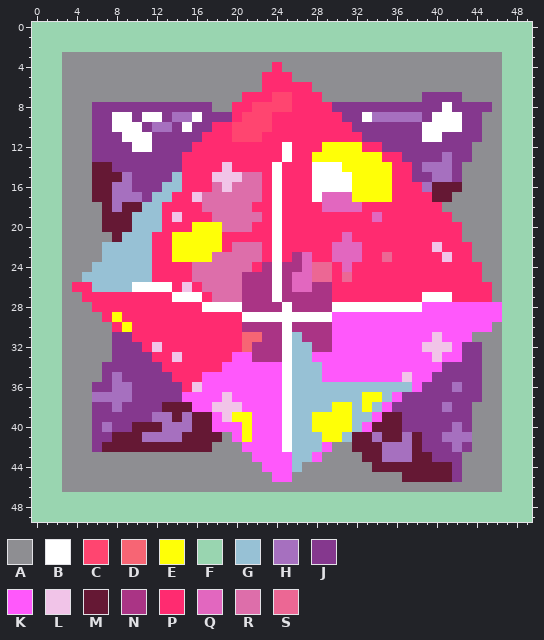
File history of a pixel-art sprite, bonus/tiles/cpu.png. Above is the file before it was changed.
The file is 50x50 pixels.
Palette (. is transparent): A #8e8e92  B #ffffff  C #ff4570  D #f76574  E #ffff07  F #99d5b0  G #97c1d5  H #a670bf  J #85388e  K #ff58fb  L #f1c4e8  M #651834  N #aa3485  P #ff2b70  Q #e267bf  R #dd6eaa  S #ec6794
And afterwards:
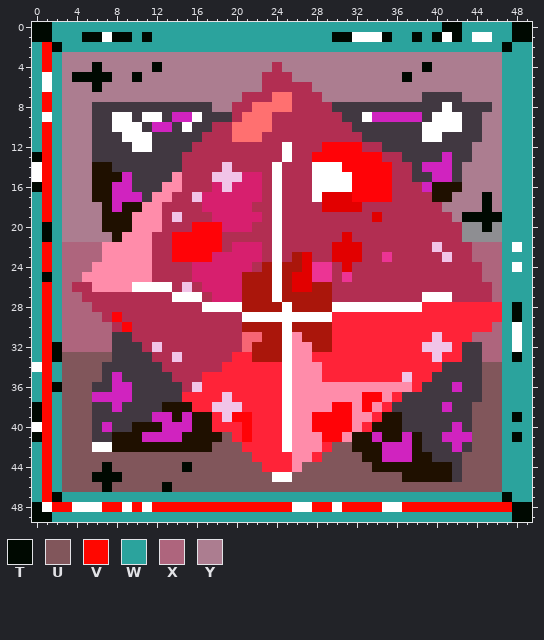
Colours new in this view: T #000901  U #81565b  V #ff0700  W #2ba39d  X #ae657d  Y #ac7d90
The exact change:
colour C: #ff4570 -> #ff7070
colour E: #ffff07 -> #ff0307
colour G: #97c1d5 -> #ff8caa
colour H: #a670bf -> #d023bf
colour J: #85388e -> #413841
colour K: #ff58fb -> #ff2338
colour M: #651834 -> #1f1000
colour N: #aa3485 -> #aa160b
colour P: #ff2b70 -> #b22e52
colour Q: #e267bf -> #e20000
colour R: #dd6eaa -> #d71f6e
colour S: #ec6794 -> #ec3494
Changed rows in their new state; - is a pixel that keeps its letter.
first column x 0:
 0 TTWWWWWWWWWWWWWWWWWWWWWWWWWWWWWWWWWWWWWWWTTWWWWWTT
 1 TTWWWTTBTTWTWWWWWWWWWWWWWWWWWWTTBBBTWWTWTBTWBBWWTT
 2 WVTWWWWWWWWWWWWWWWWWWWWWWWWWWWWWWWWWWWWWWWWWWWWTWW
 3 WVWYYYYYYYYYYYYYYYYYYYYYYYYYYYYYYYYYYYYYYYYYYYYWWW
 4 WVWYYYTYYYYYTYYYYYYYYYYY-YYYYYYYYYYYYYYTYYYYYYYWWW
 5 WBWYTTTTYYTYYYYYYYYYYYY---YYYYYYYYYYYTYYYYYYYYYWWW
 6 WBWYYYTYYYYYYYYYYYYYYYY-----YYYYYYYYYYYYYYYYYYYWWW
 7 WVWYYYYYYYYYYYYYYYYYY--------YYYYYYYYYY----YYYYWWW
 8 WVWYYY------------YY--------------------------YWWW
 9 WBWYYY---------------------------------------YYWWW
10 WVWYYY---------------------------------------YYWWW
11 WVWYYY---------------------------------------YYWWW
12 WVWYYY--------------------------------------YYYWWW
13 TVWYYY--------------------------------------YYYWWW
14 BVWYYY-------------------------------------YYYYWWW
15 BVWYYY-------------------------------------YYYYWWW
16 TVWYYY-------------------------------------YYYYWWW
17 WVWYYY------------------------------------YYYTYWWW
18 WVWYYYY----------------------------------YYYYTYWWW
19 WVWYYYY-----------------------------------YTTTTWWW
20 WTWYYYY--------------------------------------T-WWW
21 WTWYYYYY---------------------------------------WWW
22 WVWXXXX-------------------------------------XXXWBW
23 WVWXXXX-------------------------------------XXXWWW
24 WVWXXX---------------------------------------XXWBW
25 WTWXX----------------------------------------XXWWW
26 WVWX------------------------------------------XWWW
27 WVWXX-----------------------------------------XWWW
28 WVWXXX-----------------------------------------WTW
29 WVWXXXX----------------------------------------WTW
30 WVWXXXXX--------------------------------------XWBW
31 WVWXXXXX------------------------------------XXXWBW
32 WVTXXXXX-------------------------------------XXWBW
33 WVTUUUUU-------------------------------------XXWTW
34 BVWUUUU--------------------------------------UUWWW
35 WVWUUUU--------------------------------------UUWWW
36 WVTUUU---------------------------------------UUWWW
37 WVWUUU---------------------------------------UUWWW
38 TVWUUU--------------------------------------UUUWWW
39 TVWUUU--------------------------------------UUUWTW
40 BVWUUU--------------------------------------UUUWWW
41 TVWUUU-------------U------------------------UUUWTW
42 WVWUUUBB----------UUU---------UU------------UUUWWW
43 WVWUUUUUUUUUUUUUUUUUUU-------UUUU----------UUUUWWW
44 WVWUUUUTUUUUUUUTUUUUUUU----UUUUUUU---------UUUUWWW
45 WVWUUUTTTUUUUUUUUUUUUUUUBBUUUUUUUUUUU------UUUUWWW
46 WVWUUUUTUUUUUTUUUUUUUUUUUUUUUUUUUUUUUUUUUUUUUUUWWW
47 WVTWWWWWWWWWWWWWWWWWWWWWWWWWWWWWWWWWWWWWWWWWWWWTWW
48 TBVVBBBVVBVBVVVVVVVVVVVVVVBBVVBVVVVBBVVVVVVVVVVVTT
49 TTWWWWWWWWWWWWWWWWWWWWWWWWWWWWWWWWWWWWWWWWWWWWWWTT
